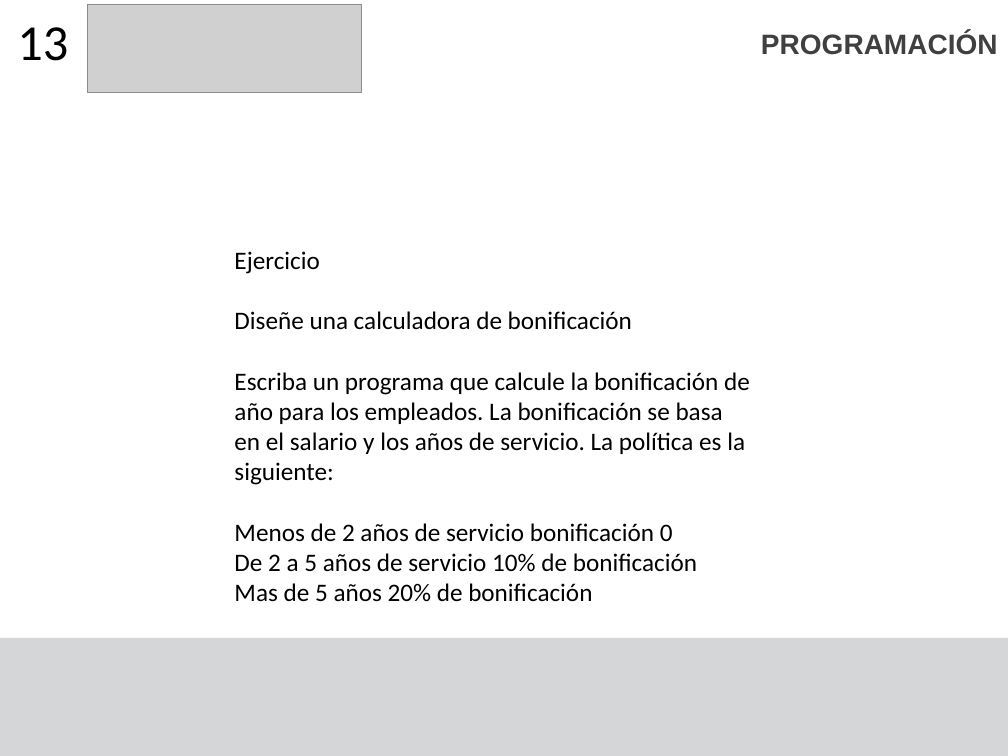
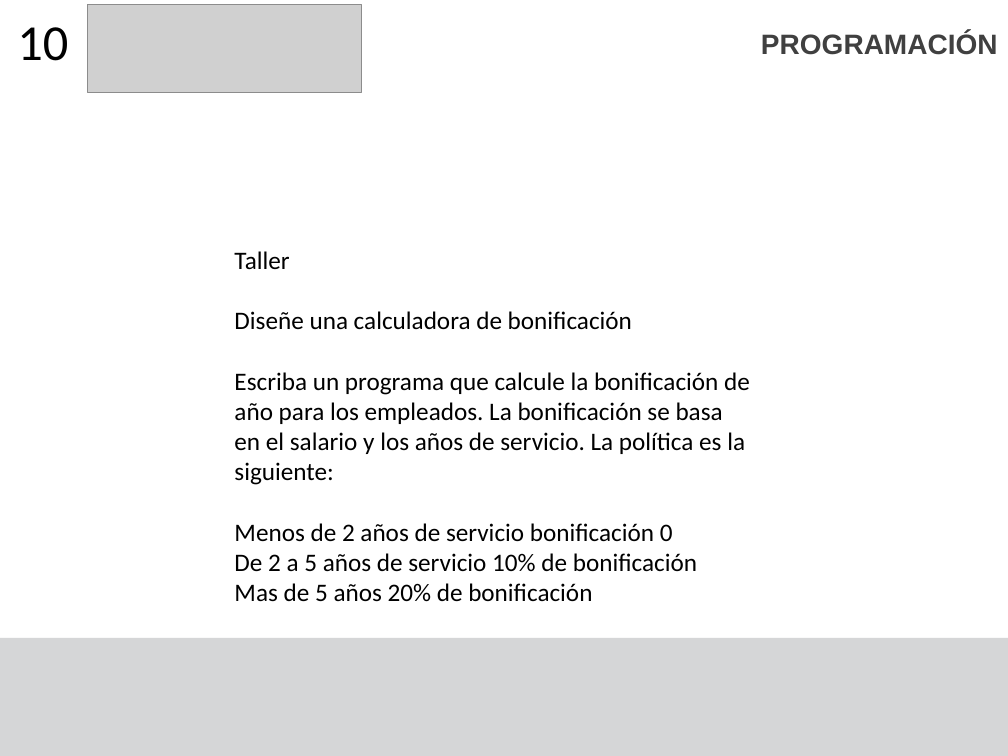
Before and after one commit to F4bian1012/Intro_Programacion, a slide deck: slide 10 of Sesion_4/Condicionales y ciclos.pptx (slide 15 before the commit). Drawn at 1008x756 pixels with LibreOffice and Linux fonts; fonts in the diff are those of the drawing; grey boxes stand for pictures. Boxes give left, top, right and bottom in pixels: in the first picture for what was removed or moved away, otherwise in the second. Text is boxed around its words. In the diff, an @@ line names an element or a change of style, - is before the commit and + after.

```diff
--- a/Sesion_4/Condicionales y ciclos.pptx
+++ b/Sesion_4/Condicionales y ciclos.pptx
@@ title at (17, 27, 68, 61): text changed @@
-13
+10
@@ text at (234, 251, 289, 269): text changed @@
-Ejercicio
+Taller
```
Also in this commit, not shown: 9 other slides changed, 1 slide added, 17 slides removed, 2 other files.
